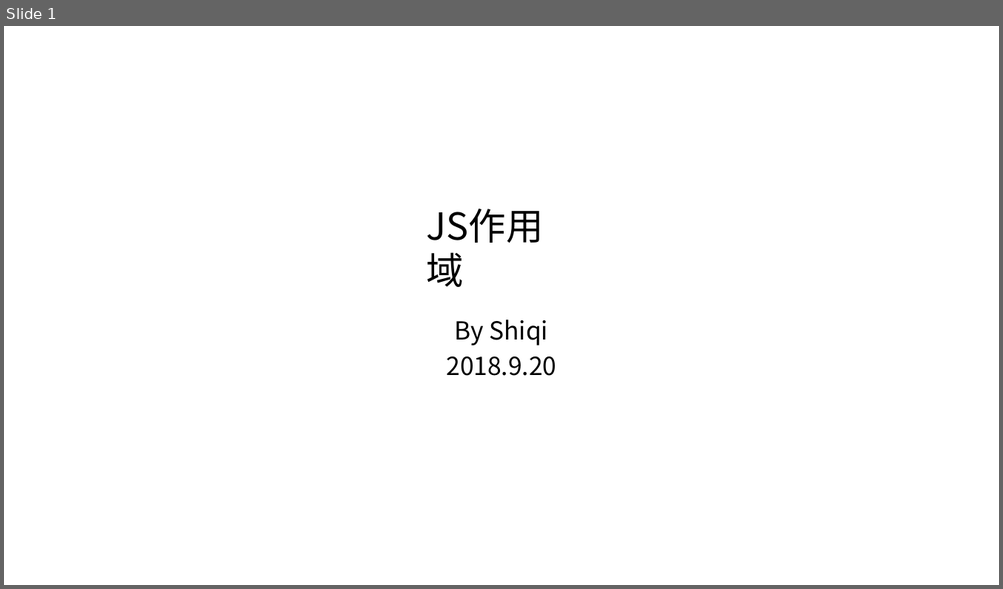
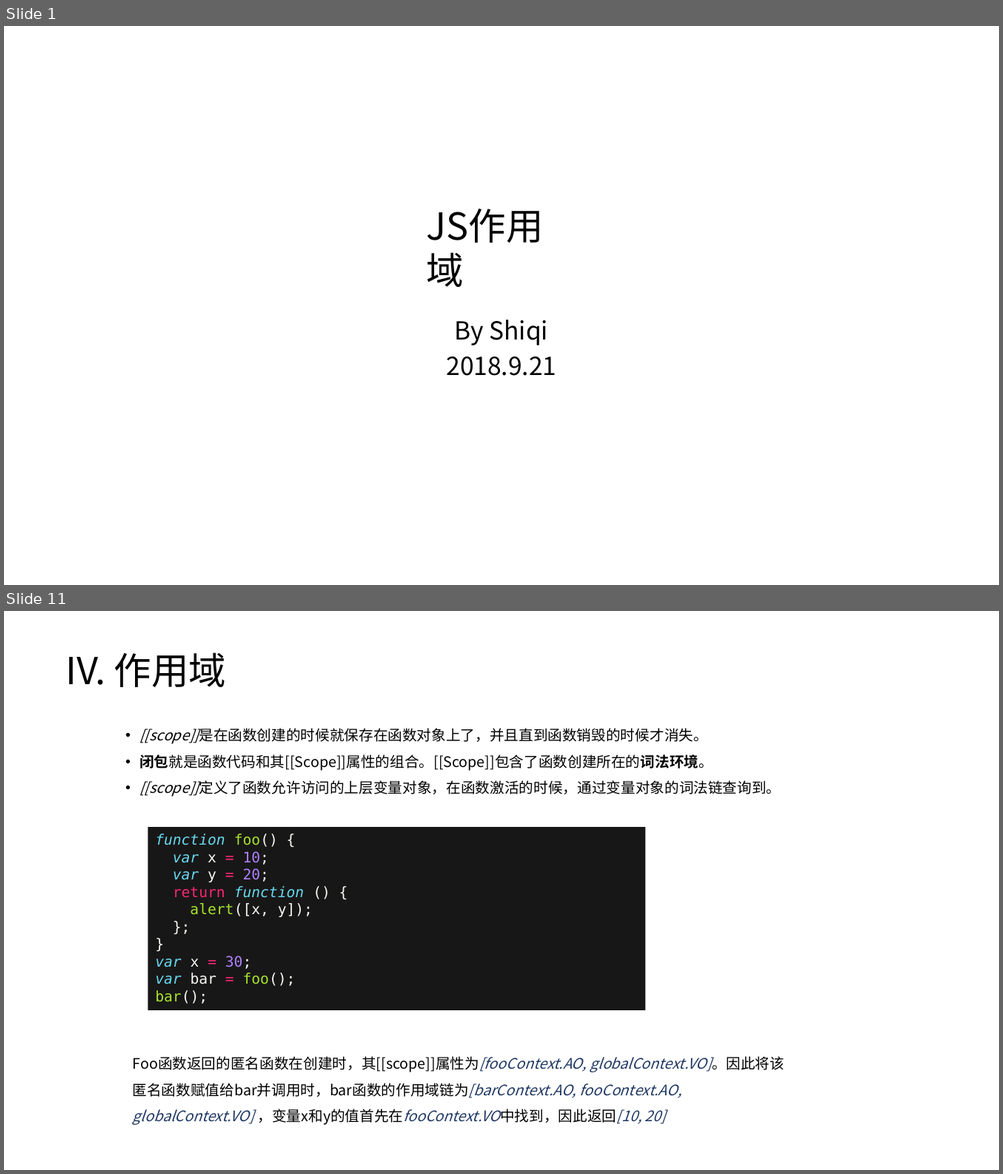
Before and after one commit to timeless15/timeless15.github.io, a slide deck: scope.pptx. Shown one above the other, each under a label of ours: slide 1 before the commit, slides 1 and 11 after it; the slides between them are not shown. The pictures are 1003x589 and 1003x1174 pixels, drawn with LibreOffice and Linux fonts; fonts in the diff are those of the drawing. Boxes give left, top, right and bottom in pixels: in the first picture for what was removed or moved away, otherwise in the second. Text is boxed around its words. In the diff, an @@ line names an element or a change of style, - is before the commit and + after.

```diff
--- a/scope.pptx
+++ b/scope.pptx
@@ slide 11 added at [4, 611, 999, 1170], background #FFFFFF @@
@@ text added at [65, 652, 226, 687], 36 pt, text #000000 @@
+IV. 作用域
@@ text added at [139, 728, 780, 797], 14 pt, text #000000 @@
+• [[scope]]是在函数创建的时候就保存在函数对象上了，并且直到函数销毁的时候才消失。
+• 闭包就是函数代码和其[[Scope]]属性的组合。[[Scope]]包含了函数创建所在的词法环境。
+• [[scope]]定义了函数允许访问的上层变量对象，在函数激活的时候，通过变量对象的词法链查询到。
@@ rectangle added at [148, 827, 646, 1011], fill #181717, 14 pt, text #F8F8F2 @@
+function foo() {
+var x = 10;
+var y = 20;
+return function () {
+alert([x, y]);
+};
+}
+var x = 30;
+var bar = foo();
+bar();
@@ text added at [133, 1056, 784, 1125], 14 pt, text #203864, italic @@
+Foo函数返回的匿名函数在创建时，其[[scope]]属性为[fooContext.AO, globalContext.VO]。因此将该匿名函数赋值给bar并调用时，bar函数的作用域链为[barContext.AO, fooContext.AO, globalContext.VO] ，变量x和y的值首先在fooContext.VO中找到，因此返回[10, 20]
@@ slide 1 changed as well @@
@@ text at [446, 357, 556, 376]: text changed @@
-2018.9.20
+2018.9.21
```
Also in this commit, not shown: 4 other slides changed, 9 other slides added, 1 slide removed, 8 other files.
